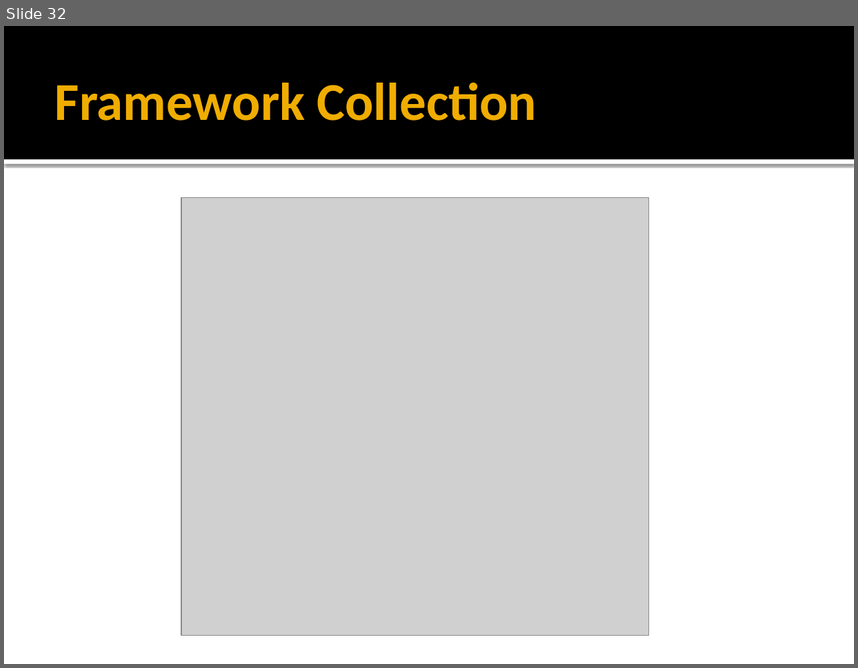
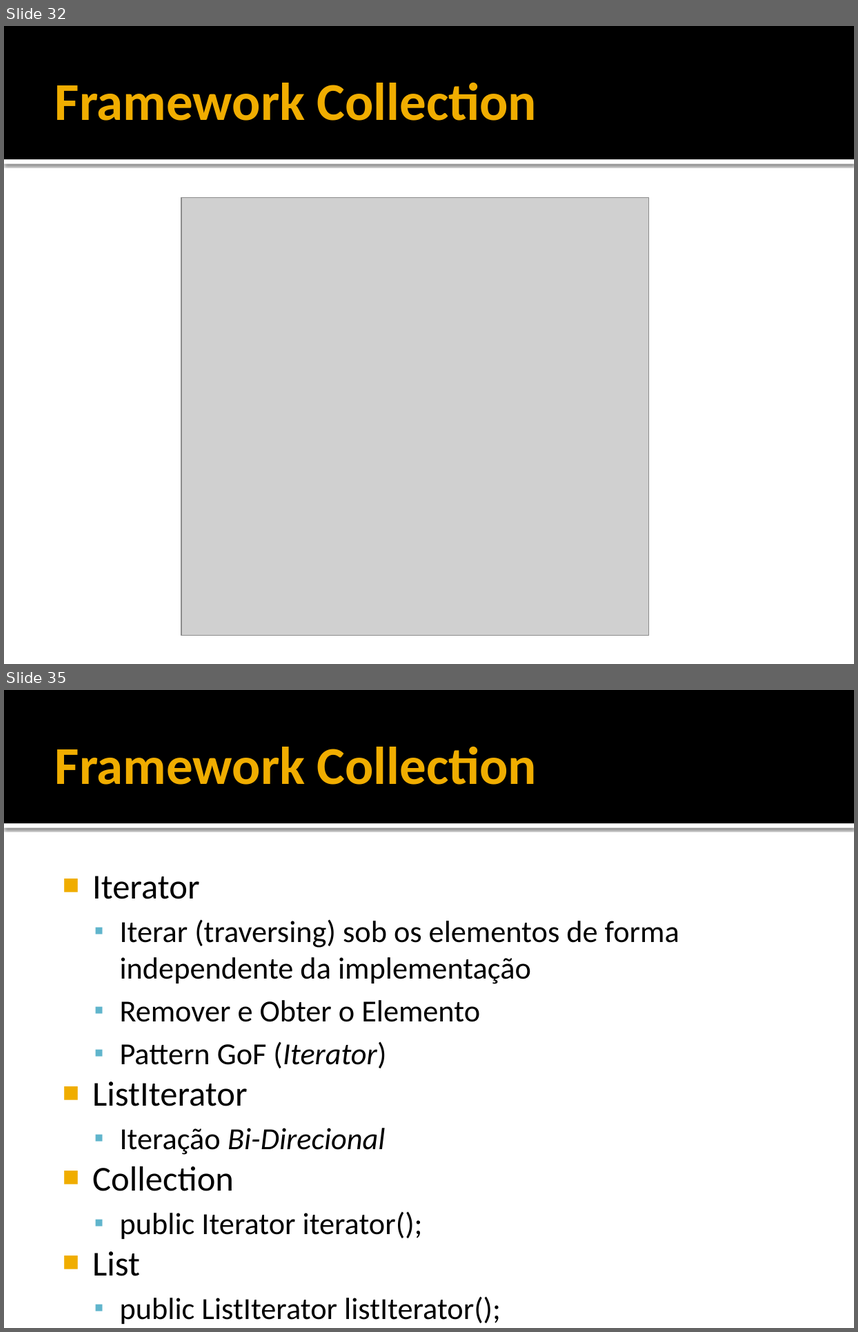
Before and after one commit to filosofisto/cpb-treinamento, a slide deck: Fundamentos/Fundamentos - Collections.pptx. Shown one above the other, each under a label of ours: slide 32 before the commit, slides 32 and 35 after it; the slides between them are not shown. The pictures are 858x668 and 858x1332 pixels, drawn with LibreOffice and Linux fonts; fonts in the diff are those of the drawing; grey boxes stand for pictures. Boxes give left, top, right and bottom in pixels: in the first picture for what was removed or moved away, otherwise in the second. Text is boxed around its words. In the diff, an @@ line names an element or a change of style, - is before the commit and + after.

Commit message:
PPT Collection
Atualização

```diff
--- a/Fundamentos/Fundamentos - Collections.pptx
+++ b/Fundamentos/Fundamentos - Collections.pptx
@@ slide 35 added at [4, 690, 854, 1328], background #FFFFFF; not listed: 2 template elements that a slide beside it also shows @@
@@ title added at [55, 747, 537, 785], 45 pt, text #F0AD00, bold @@
+Framework Collection
@@ text added at [92, 876, 680, 1276], 25.9 pt, text #000000 @@
+■ Iterator
+  ▪ Iterar (traversing) sob os elementos de forma independente da implementação
+  ▪ Remover e Obter o Elemento
+  ▪ Pattern GoF (Iterator)
+■ ListIterator
+  ▪ Iteração Bi-Direcional
+■ Collection
+  ▪ public Iterator iterator();
+■ List
+  ▪ public ListIterator listIterator();
```
Also in this commit, not shown: 4 other slides added.
